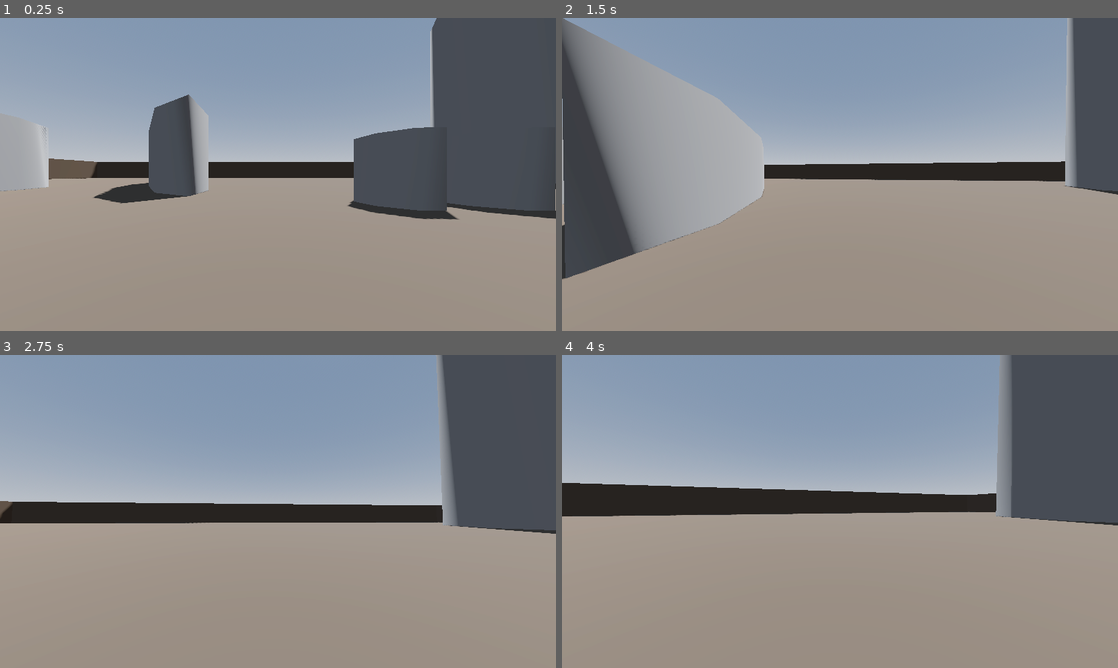
Above: before the commit, frames 1-4 (two rows, left to right).
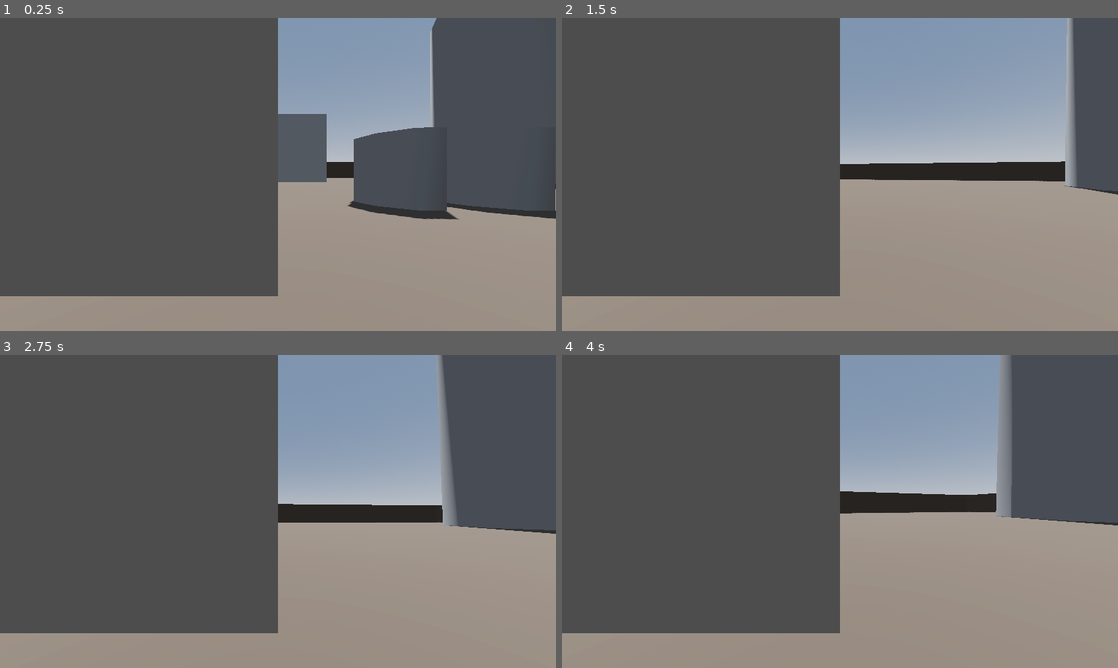
Above: after the commit, the same moments.

Repository: LucasFrigo/project-offshore
Game: Godot game, scene res://Scenes/main.tscn
The game is run twice, just before and just after one commit, with the same random seed, the same clock (stepped at 60 frames per second) and the same inputs.
Inputs (mouse positions are in pixels of both pictures, inside the frame that each line leads up to):
- Up to frame 1 (0.25 s): no input
- Up to frame 2 (1.5 s): move the mouse to (867, 174) at 0.52 s; hold Shift (sprint) 0.53-1.28 s; hold W (move_forward) from 0.53 s (still down); tap Space (jump) at 0.77 s; move the mouse to (812, 174) at 1.27 s; tap Shift (sprint) at 1.35 s
- Up to frame 3 (2.75 s): keep holding W (move_forward); tap Space (jump) at 1.52 s; move the mouse to (289, 505) at 2.02 s; hold Shift (sprint) from 2.03 s (still down)
- Up to frame 4 (4 s): keep holding W (move_forward); move the mouse to (834, 517) at 2.77 s; release Shift (sprint) at 2.78 s; tap Shift (sprint) at 2.85 s; tap Space (jump) at 3.02, 3.77 s; move the mouse to (878, 514) at 3.52 s; hold Shift (sprint) from 3.53 s (still down)

The runs differ from the first frame. In frame 1, 44% of the frame differs, in the area x 0-59%, y 0-89%; in frame 2, 39%; in frame 3, 44%; in frame 4, 44%, in the area x 0-50%, y 0-89%.

Commit message:
Reorganized scripts folders and started implementation of interactive 3D UI

Diff:
--- /dev/null
+++ b/Scenes/gui_panel.tscn
@@ -0,0 +1,30 @@
+[gd_scene load_steps=4 format=3 uid="uid://0hj4lcbdm4rl"]
+
+[ext_resource type="Script" path="res://Scripts/gui_panel.gd" id="1_6qx66"]
+
+[sub_resource type="QuadMesh" id="QuadMesh_x3jkn"]
+size = Vector2(3, 2)
+
+[sub_resource type="BoxShape3D" id="BoxShape3D_j06ew"]
+size = Vector3(3, 2, 0.1)
+
+[node name="GuiPanel3D" type="Node3D"]
+script = ExtResource("1_6qx66")
+
+[node name="Quad" type="MeshInstance3D" parent="."]
+mesh = SubResource("QuadMesh_x3jkn")
+
+[node name="Area3D" type="Area3D" parent="Quad"]
+input_capture_on_drag = true
+
+[node name="CollisionShape3D" type="CollisionShape3D" parent="Quad/Area3D"]
+shape = SubResource("BoxShape3D_j06ew")
+
+[node name="SubViewportContainer" type="SubViewportContainer" parent="."]
+anchors_preset = 15
+anchor_right = 1.0
+anchor_bottom = 1.0
+grow_horizontal = 2
+grow_vertical = 2
+
+[node name="SubViewport" type="SubViewport" parent="SubViewportContainer"]
--- a/Scenes/main.tscn
+++ b/Scenes/main.tscn
@@ -1,6 +1,7 @@
-[gd_scene load_steps=7 format=3 uid="uid://dbdojrj5biuof"]
+[gd_scene load_steps=8 format=3 uid="uid://dbdojrj5biuof"]
 
 [ext_resource type="PackedScene" uid="uid://cg6fawtx5yjoc" path="res://Scenes/player.tscn" id="1_3krcu"]
+[ext_resource type="PackedScene" uid="uid://0hj4lcbdm4rl" path="res://Scenes/gui_panel.tscn" id="2_hrrnf"]
 
 [sub_resource type="ProceduralSkyMaterial" id="ProceduralSkyMaterial_h2hkh"]
 sky_horizon_color = Color(0.64625, 0.65575, 0.67075, 1)
@@ -87,3 +88,6 @@
 transform = Transform3D(20, 0, 0, 0, 20, 0, 0, 0, 20, 35.8037, 8.32266, -24.9698)
 use_collision = true
 material = SubResource("StandardMaterial3D_q1oow")
+
+[node name="GuiPanel3D" parent="." instance=ExtResource("2_hrrnf")]
+transform = Transform3D(1, 0, 0, 0, 1, 0, 0, 0, 1, 0, 2.26915, 0)
--- a/Scenes/player.tscn
+++ b/Scenes/player.tscn
@@ -1,6 +1,6 @@
 [gd_scene load_steps=4 format=3 uid="uid://cg6fawtx5yjoc"]
 
-[ext_resource type="Script" path="res://Scenes/player.gd" id="1_o4mst"]
+[ext_resource type="Script" path="res://Scripts/player.gd" id="1_fk5fv"]
 
 [sub_resource type="CapsuleMesh" id="CapsuleMesh_71one"]
 
@@ -8,7 +8,7 @@
 
 [node name="Player" type="CharacterBody3D"]
 transform = Transform3D(1, 0, 0, 0, 1, 0, 0, 0, 1, 0, 1, 0)
-script = ExtResource("1_o4mst")
+script = ExtResource("1_fk5fv")
 
 [node name="MeshInstance3D" type="MeshInstance3D" parent="."]
 mesh = SubResource("CapsuleMesh_71one")
--- /dev/null
+++ b/Scripts/gui_panel.gd
@@ -0,0 +1,144 @@
+extends Node3D
+
+# The size of the quad mesh itself.
+var quad_mesh_size
+# Used for checking if the mouse is inside the Area
+var is_mouse_inside = false
+# Used for checking if the mouse was pressed inside the Area
+var is_mouse_held = false
+# The last non-empty mouse position. Used when dragging outside of the box.
+var last_mouse_pos3D = null
+# The last processed input touch/mouse event. To calculate relative movement.
+var last_mouse_pos2D = null
+
+@onready var node_viewport = $SubViewport
+@onready var node_quad = $Quad
+@onready var node_area = $Quad/Area3D
+
+func _ready():
+	node_area.connect("mouse_entered", Callable(self, "_mouse_entered_area"))
+
+
+
+func _mouse_entered_area():
+	is_mouse_inside = true
+
+
+func _unhandled_input(event):
+	# Check if the event is a non-mouse/non-touch event
+	var is_mouse_event = false
+
+	for mouse_event in [InputEventMouseButton, InputEventMouseMotion, InputEventScreenDrag, InputEventScreenTouch]:
+		if event in [InputEventMouseButton, InputEventMouseMotion, InputEventScreenDrag, InputEventScreenTouch]:
+			is_mouse_event = true
+			break
+
+	# If the event is a mouse/touch event and/or the mouse is either held or inside the area, then
+	# we need to do some additional processing in the handle_mouse function before passing the event to the viewport.
+	# If the event is not a mouse/touch event, then we can just pass the event directly to the viewport.
+	if is_mouse_event and (is_mouse_inside or is_mouse_held):
+		handle_mouse(event)
+	#elif not is_mouse_event:
+		#node_viewport.input(event)
+
+
+# Handle mouse events inside Area. (Area.input_event had many issues with dragging)
+func handle_mouse(event):
+	# Get mesh size to detect edges and make conversions. This code only support PlaneMesh and QuadMesh.
+	quad_mesh_size = node_quad.mesh.size
+
+	# Detect mouse being held to mantain event while outside of bounds. Avoid orphan clicks
+	if event is InputEventMouseButton or event is InputEventScreenTouch:
+		is_mouse_held = event.pressed
+
+	# Find mouse position in Area
+	var mouse_pos3D = find_mouse(event.global_position)
+
+	# Check if the mouse is outside of bounds, use last position to avoid errors
+	# NOTE: mouse_exited signal was unrealiable in this situation
+	is_mouse_inside = mouse_pos3D != null
+	if is_mouse_inside:
+		# Convert click_pos from world coordinate space to a coordinate space relative to the Area node.
+		# NOTE: affine_inverse accounts for the Area node's scale, rotation, and translation in the scene!
+		mouse_pos3D = node_area.global_transform.affine_inverse() * mouse_pos3D
+		last_mouse_pos3D = mouse_pos3D
+	else:
+		mouse_pos3D = last_mouse_pos3D
+		if mouse_pos3D == null:
+			mouse_pos3D = Vector3.ZERO
+
+	# TODO: adapt to bilboard mode or avoid completely
+
+	# convert the relative event position from 3D to 2D
+	var mouse_pos2D = Vector2(mouse_pos3D.x, -mouse_pos3D.y)
+
+	# Right now the event position's range is the following: (-quad_size/2) -> (quad_size/2)
+	# We need to convert it into the following range: 0 -> quad_size
+	mouse_pos2D.x += quad_mesh_size.x / 2
+	mouse_pos2D.y += quad_mesh_size.y / 2
+	# Then we need to convert it into the following range: 0 -> 1
+	mouse_pos2D.x = mouse_pos2D.x / quad_mesh_size.x
+	mouse_pos2D.y = mouse_pos2D.y / quad_mesh_size.y
+
+	# Finally, we convert the position to the following range: 0 -> viewport.size
+	mouse_pos2D.x = mouse_pos2D.x * node_viewport.size.x
+	mouse_pos2D.y = mouse_pos2D.y * node_viewport.size.y
+	# We need to do these conversions so the event's position is in the viewport's coordinate system.
+
+	# Set the event's position and global position.
+	event.position = mouse_pos2D
+	event.global_position = mouse_pos2D
+
+	# If the event is a mouse motion event...
+	if event is InputEventMouseMotion:
+		# If there is not a stored previous position, then we'll assume there is no relative motion.
+		if last_mouse_pos2D == null:
+			event.relative = Vector2(0, 0)
+		# If there is a stored previous position, then we'll calculate the relative position by subtracting
+		# the previous position from the new position. This will give us the distance the event traveled from prev_pos
+		else:
+			event.relative = mouse_pos2D - last_mouse_pos2D
+	# Update last_mouse_pos2D with the position we just calculated.
+	last_mouse_pos2D = mouse_pos2D
+
+	# Finally, send the processed input event to the viewport.
+	node_viewport.input(event)
+
+
+func find_mouse(global_position):
+	var camera = get_viewport().get_camera_3d()
+
+	# From camera center to the mouse position in the Area
+	var from = camera.project_ray_origin(global_position)
+	var dist = find_further_distance_to(camera.transform.origin)
+	var to = from + camera.project_ray_normal(global_position) * dist
+
+	# Manually raycasts the are to find the mouse position
+	var result = get_world_3d().direct_space_state.intersect_ray(PhysicsRayQueryParameters3D.create(from, to, node_area.collision_layer)) #for 3.1 changes
+
+	if result.size() > 0:
+		return result.position
+	else:
+		return null
+
+
+func find_further_distance_to(origin):
+	# Find edges of collision and change to global positions
+	var edges = []
+	edges.append(node_area.to_global(Vector3(quad_mesh_size.x / 2, quad_mesh_size.y / 2, 0)))
+	edges.append(node_area.to_global(Vector3(quad_mesh_size.x / 2, -quad_mesh_size.y / 2, 0)))
+	edges.append(node_area.to_global(Vector3(-quad_mesh_size.x / 2, quad_mesh_size.y / 2, 0)))
+	edges.append(node_area.to_global(Vector3(-quad_mesh_size.x / 2, -quad_mesh_size.y / 2, 0)))
+
+	# Get the furthest distance between the camera and collision to avoid raycasting too far or too short
+	var far_dist = 0
+	var temp_dist
+	for edge in edges:
+		temp_dist = origin.distance_to(edge)
+		if temp_dist > far_dist:
+			far_dist = temp_dist
+
+	return far_dist
+
+func _process(delta):
+	pass
Renamed: Scenes/player.gd -> Scripts/player.gd
